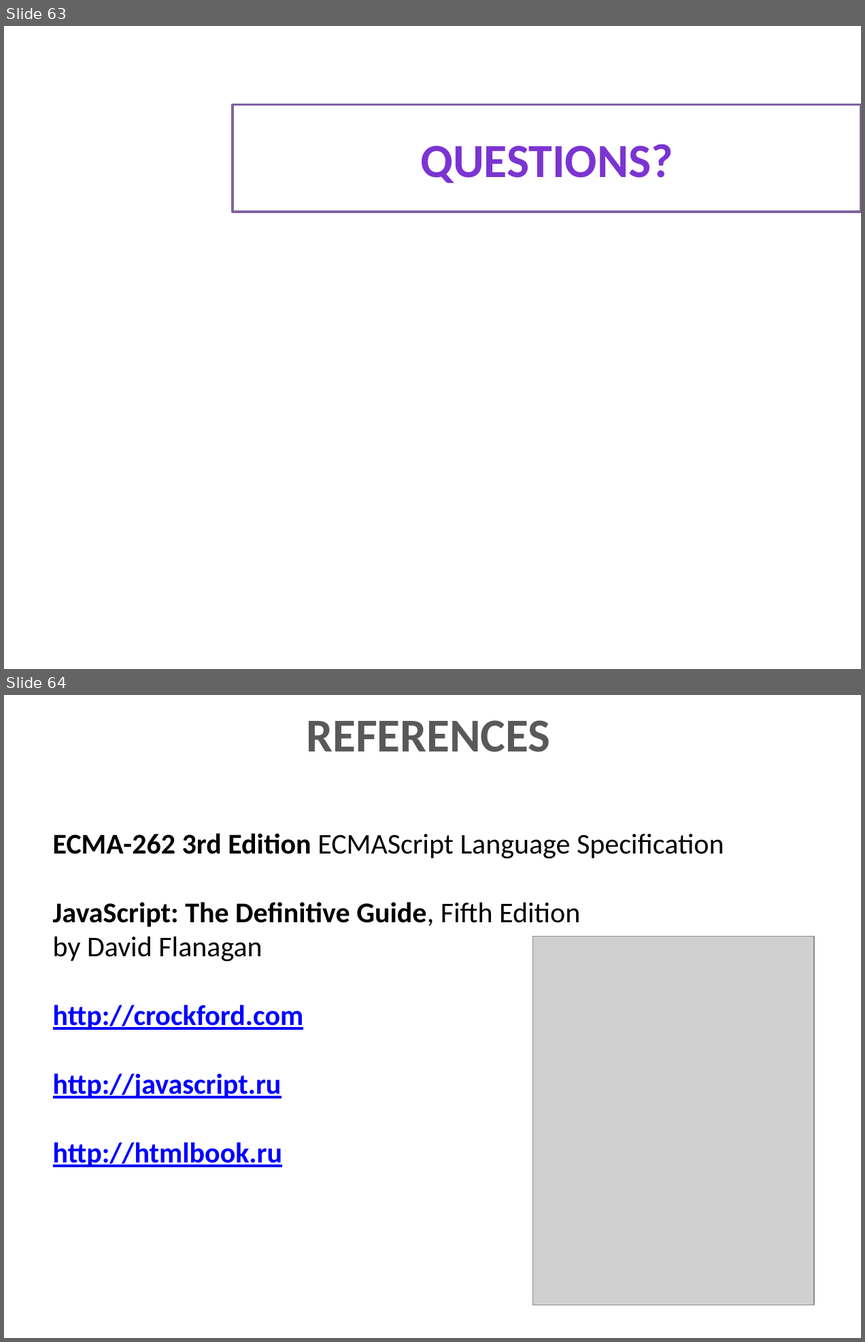
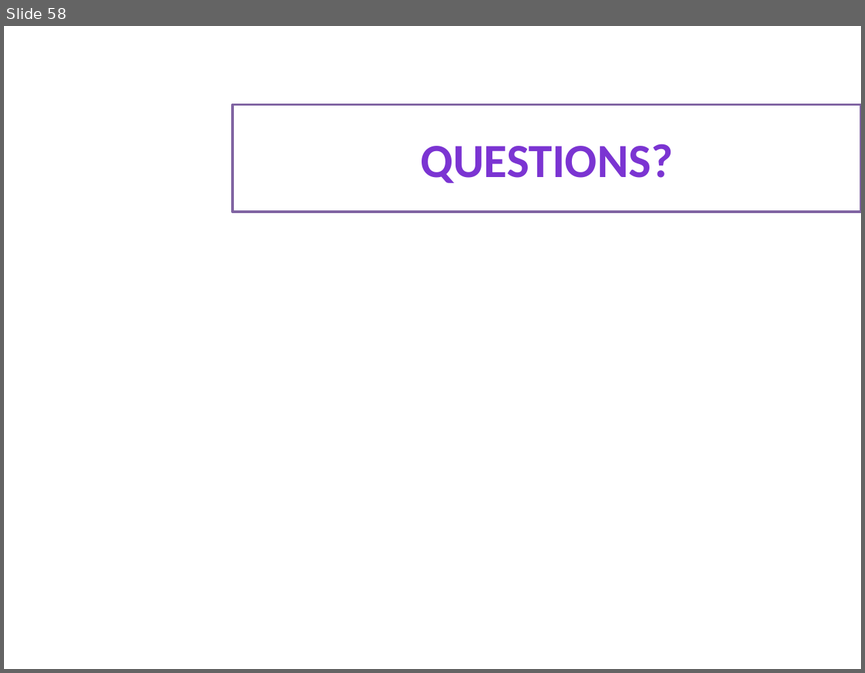
Before and after one commit to dzmitry-varabei/front-end-course, a slide deck: functions/functions.pptx. Shown one above the other, each under a label of ours: slides 63 and 64 before the commit, slide 58 after it. The pictures are 865x1342 and 865x673 pixels, drawn with LibreOffice and Linux fonts; fonts in the diff are those of the drawing; grey boxes stand for pictures; background and template pictures are left out. Boxes give left, top, right and bottom in pixels: in the first picture for what was removed or moved away, otherwise in the second. Text is boxed around its words. In the diff, an @@ line names an element or a change of style, - is before the commit and + after.

```diff
--- a/functions/functions.pptx
+++ b/functions/functions.pptx
@@ slide 64 removed at bbox=[4, 695, 861, 1338], background #FFFFFF @@
@@ title removed at bbox=[306, 720, 550, 752] @@
-REFERENCES
@@ text removed at bbox=[53, 833, 724, 1167] @@
-ECMA-262 3rd Edition ECMAScript Language Specification
-JavaScript: The Definitive Guide, Fifth Edition
-by David Flanagan
-http://crockford.com
-http://javascript.ru
-http://htmlbook.ru
@@ picture removed at bbox=[532, 936, 814, 1304] @@
@@ what was slide 63 is now slide 58 @@
```
Also in this commit, not shown: 1 slide changed, 1 slide added, 5 other slides removed, 2 other files.
